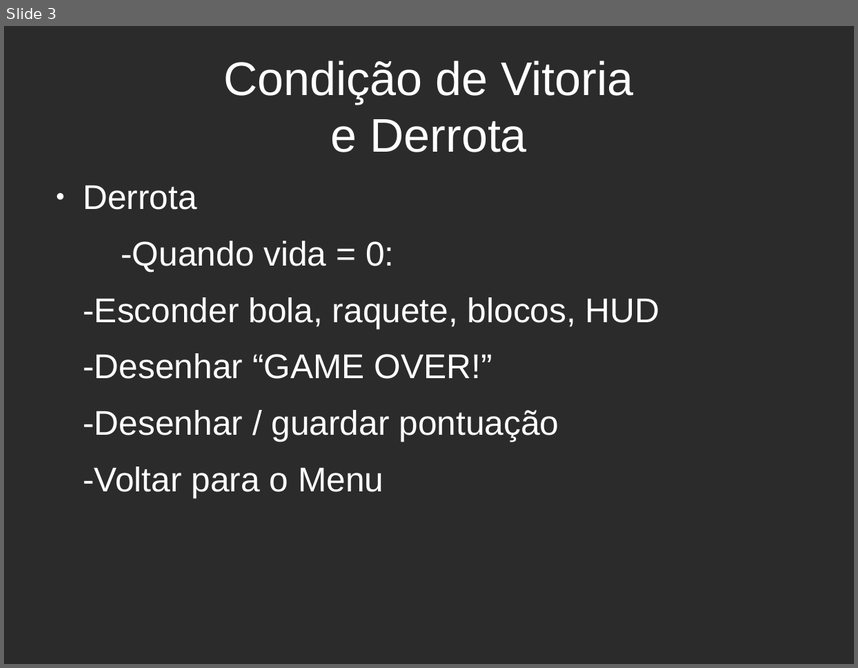
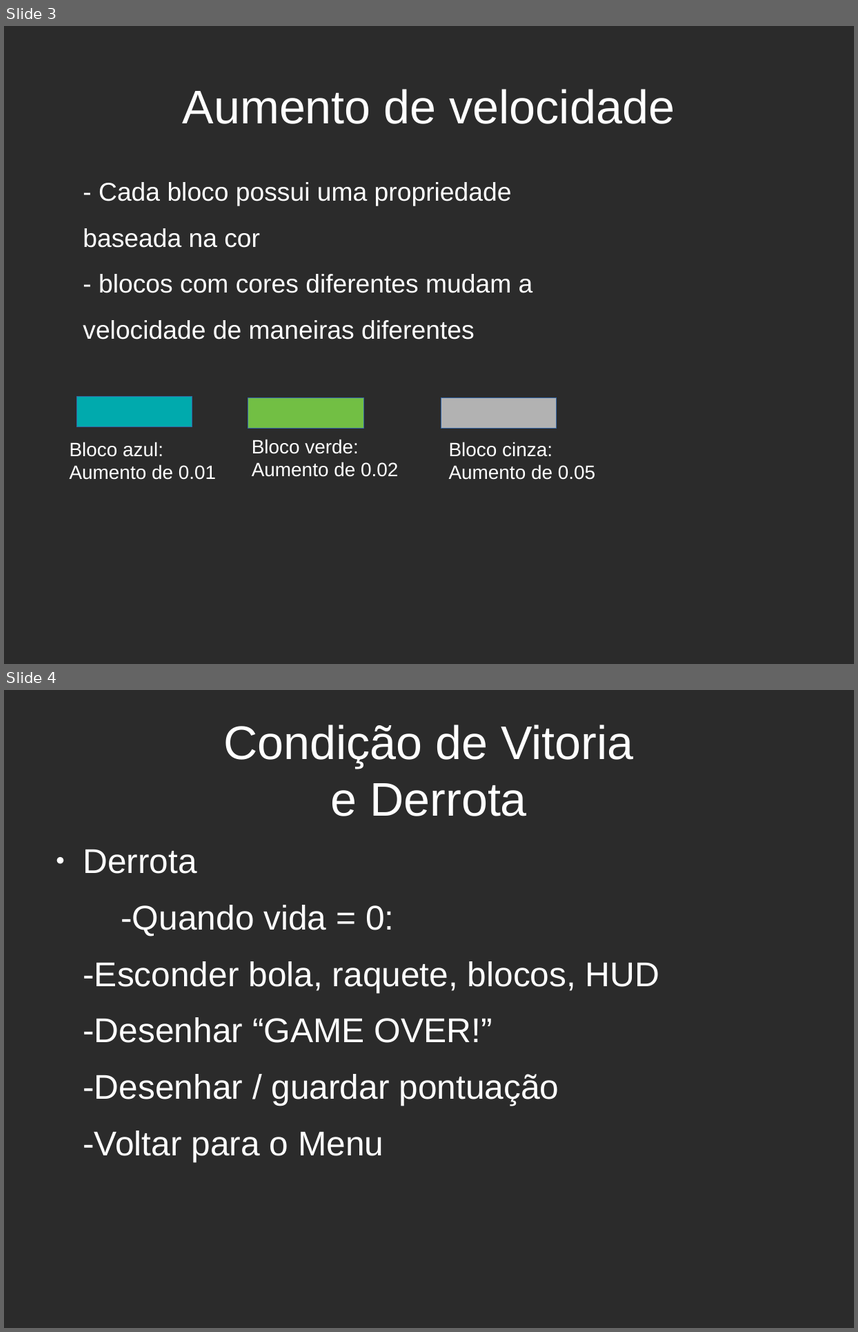
Before and after one commit to Vinicius-Soares/breakoutpy, a slide deck: slide_breakout.odp. Shown one above the other, each under a label of ours: slide 3 before the commit, slides 3 and 4 after it. The pictures are 858x668 and 858x1332 pixels, drawn with LibreOffice and Linux fonts; fonts in the diff are those of the drawing; background and template pictures are left out; a plain dark background stands for a picture behind light text. Boxes give left, top, right and bottom in pixels: in the first picture for what was removed or moved away, otherwise in the second. Text is boxed around its words. In the diff, an @@ line names an element or a change of style, - is before the commit and + after.

```diff
--- a/slide_breakout.odp
+++ b/slide_breakout.odp
@@ slide 3 added at bbox=[4, 26, 854, 664], background picture (left out) @@
@@ title added at bbox=[183, 89, 675, 124], 44 pt, text #FFFFFF @@
+Aumento de velocidade
@@ text added at bbox=[83, 182, 533, 339], 24 pt, text #FFFFFF @@
+- Cada bloco possui uma propriedade
+baseada na cor
+- blocos com cores diferentes mudam a
+velocidade de maneiras diferentes
@@ rectangle added at bbox=[76, 397, 192, 426], fill #00AAAD, outline #3465A4 0 pt @@
@@ rectangle added at bbox=[248, 398, 364, 428], fill #72BF44, outline #3465A4 0 pt @@
@@ rectangle added at bbox=[441, 398, 557, 428], fill #B2B2B2, outline #3465A4 0 pt @@
@@ text added at bbox=[252, 439, 398, 477], 18 pt, text #FFFFFF @@
+Bloco verde:
+Aumento de 0.02
@@ text added at bbox=[70, 441, 216, 479], 18 pt, text #FFFFFF @@
+Bloco azul:
+Aumento de 0.01
@@ text added at bbox=[449, 441, 595, 479], 18 pt, text #FFFFFF @@
+Bloco cinza:
+Aumento de 0.05
@@ what was slide 3 is now slide 4 @@
```
Also in this commit, not shown: 2 slides changed, 1 slide removed, 1 other file.
